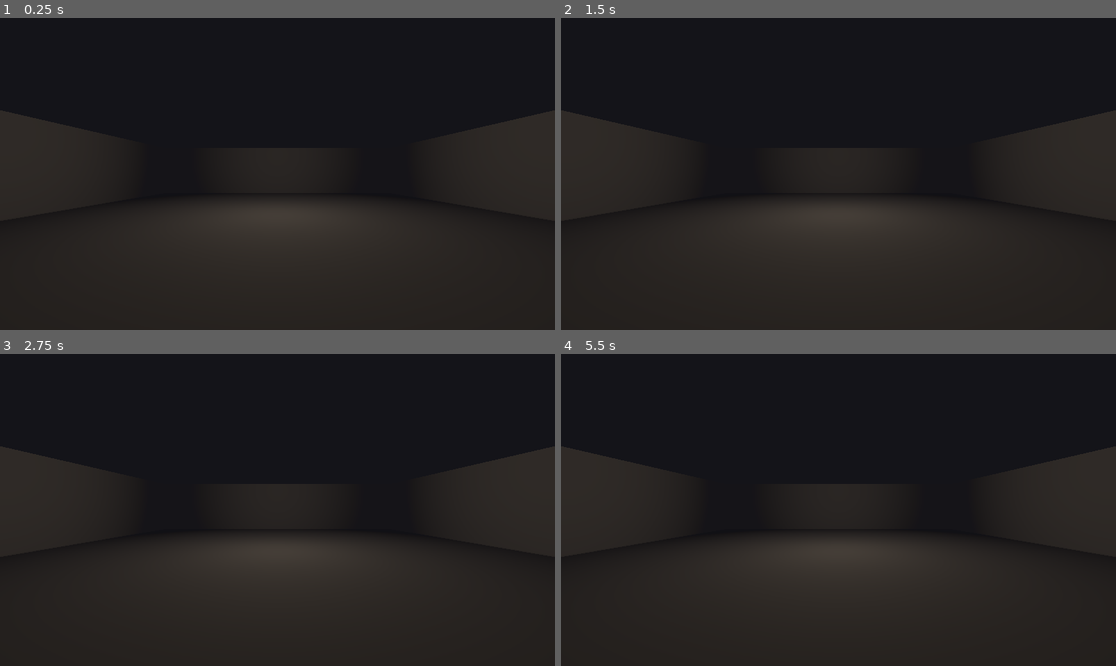
Above: before the commit, frames 1-4 (two rows, left to right).
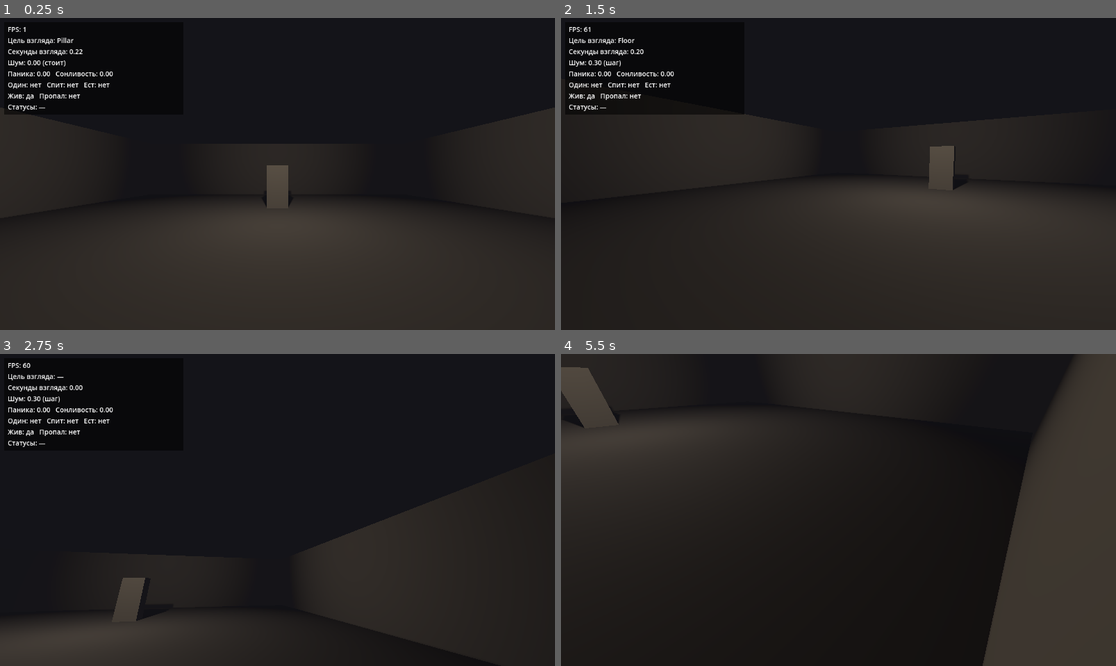
Above: after the commit, the same moments.

Repository: DemonLibe/PZT-3
Game: Godot game, scene res://debug/test_room.tscn
Same seed, same stepped clock (60 frames per second), same inputs: the game is played once before the commit and once after it.
Inputs (mouse positions are in pixels of both pictures, inside the frame that each line leads up to):
- Up to frame 1 (0.25 s): no input
- Up to frame 2 (1.5 s): tap Enter at 0.5 s; move the mouse to (960, 158) at 0.52 s; hold D (move_right) 0.53-1.28 s; hold Ctrl (crouch) 0.53-1.28 s; click (960, 158) at 0.67 s; tap F (flashlight) at 0.8, 1.35 s; move the mouse to (727, 189) at 1.27 s; hold S (move_back) from 1.28 s (still down); click (727, 189) at 1.42 s
- Up to frame 3 (2.75 s): tap E (interact) at 1.55 s; move the mouse to (333, 441) at 2.02 s; release S (move_back) at 2.03 s; hold D (move_right) from 2.03 s (still down); hold E (interact) from 2.03 s (still down); click (333, 441) at 2.17 s; tap Shift (sprint) at 2.3 s
- Up to frame 4 (5.5 s): move the mouse to (810, 572) at 2.77 s; release D (move_right) at 2.78 s; release E (interact) at 2.78 s; hold W (move_forward) 2.78-3.53 s; tap Shift (sprint) at 2.85 s; click (810, 572) at 2.92 s; tap Z (rest, bound only after the commit) at 3.05 s; tap Space at 3.5 s; move the mouse to (1005, 556) at 3.52 s; hold Z (rest, bound only after the commit) 3.53-4.28 s; hold A (move_left) 3.53-5.03 s; click (1005, 556) at 3.67 s; tap Ctrl (crouch) at 3.8, 4.35 s; tap Escape (ui_cancel) at 4.15 s; move the mouse to (672, 463) at 4.27 s; click (672, 463) at 4.42 s; tap F (flashlight) at 4.55 s; tap F3 (debug_hud, bound only after the commit) at 4.9 s; move the mouse to (866, 510) at 5.02 s; hold S (move_back) from 5.03 s (still down); hold F (flashlight) from 5.03 s (still down); click (866, 510) at 5.17 s; tap E (interact) at 5.3 s

The runs differ from the first frame. In frame 1, 1.4% of the frame differs, in the area x 0-100%, y 2-61%; in frame 2, 5.6%; in frame 3, 9.7%; in frame 4, 19%, in the area x 0-100%, y 0-100%.

Commit message:
Этап 2: ExpeditionMember, PlayerController, взгляд, шум, отладочный HUD
Co-Authored-By: Claude Opus 5.5 <noreply@anthropic.com>
Claude-Session: https://claude.ai/code/session_0147ZXeBZmfBKMTrNndTXqF6

Diff:
--- /dev/null
+++ b/debug/debug_hud.gd
@@ -0,0 +1,37 @@
+extends CanvasLayer
+## Отладочный HUD: состояние локального участника и данные аномалий.
+## Только читает состояние, ничего не меняет. F3 — показать/скрыть.
+
+const MOTION_NAMES: PackedStringArray = ["стоит", "присед", "шаг", "бег"]
+
+@onready var _label: Label = $Panel/Label
+
+
+func _process(_delta: float) -> void:
+	var member: ExpeditionMember = get_tree().get_first_node_in_group(&"local_member") as ExpeditionMember
+	if member == null:
+		_label.text = "Нет локального участника"
+		return
+	var lines: PackedStringArray = []
+	lines.append("FPS: %d" % Engine.get_frames_per_second())
+	lines.append("Цель взгляда: %s" % (member.gaze_label if member.gaze_label != "" else "—"))
+	lines.append("Секунды взгляда: %.2f" % member.gaze_time)
+	lines.append("Шум: %.2f (%s)" % [member.noise_level, MOTION_NAMES[member.motion]])
+	lines.append("Паника: %.2f   Сонливость: %.2f" % [member.panic, member.drowsiness])
+	lines.append("Один: %s   Спит: %s   Ест: %s" % [_yes(member.is_alone), _yes(member.is_sleeping), _yes(member.is_eating)])
+	lines.append("Жив: %s   Пропал: %s" % [_yes(member.is_alive), _yes(member.is_vanished)])
+	lines.append("Статусы: %s" % (", ".join(PackedStringArray(member.statuses.keys())) if not member.statuses.is_empty() else "—"))
+	for provider in get_tree().get_nodes_in_group(&"debug_info"):
+		var text: String = provider.call(&"get_debug_text", member)
+		if text != "":
+			lines.append(text)
+	_label.text = "\n".join(lines)
+
+
+func _unhandled_input(event: InputEvent) -> void:
+	if event.is_action_pressed(&"debug_hud"):
+		visible = not visible
+
+
+func _yes(value: bool) -> String:
+	return "да" if value else "нет"
--- /dev/null
+++ b/debug/debug_hud.tscn
@@ -0,0 +1,27 @@
+[gd_scene format=3]
+
+[ext_resource type="Script" path="res://debug/debug_hud.gd" id="1_hud"]
+
+[sub_resource type="StyleBoxFlat" id="Style_panel"]
+bg_color = Color(0, 0, 0, 0.55)
+content_margin_left = 8.0
+content_margin_top = 6.0
+content_margin_right = 8.0
+content_margin_bottom = 6.0
+
+[node name="DebugHUD" type="CanvasLayer"]
+layer = 50
+script = ExtResource("1_hud")
+
+[node name="Panel" type="PanelContainer" parent="."]
+offset_left = 8.0
+offset_top = 8.0
+offset_right = 380.0
+offset_bottom = 40.0
+mouse_filter = 2
+theme_override_styles/panel = SubResource("Style_panel")
+
+[node name="Label" type="Label" parent="Panel"]
+layout_mode = 2
+theme_override_font_sizes/font_size = 14
+text = "..."
--- a/debug/test_room.tscn
+++ b/debug/test_room.tscn
@@ -1,4 +1,7 @@
 [gd_scene format=3]
+
+[ext_resource type="PackedScene" path="res://expedition/player.tscn" id="1_player"]
+[ext_resource type="PackedScene" path="res://debug/debug_hud.tscn" id="2_hud"]
 
 [sub_resource type="Environment" id="Environment_room"]
 background_mode = 1
@@ -60,6 +63,13 @@
 size = Vector3(0.5, 4, 21)
 material = SubResource("Material_wall")
 
-[node name="DebugCamera" type="Camera3D" parent="."]
-transform = Transform3D(1, 0, 0, 0, 1, 0, 0, 0, 1, 0, 1.7, 8)
-current = true
+[node name="Pillar" type="CSGBox3D" parent="."]
+transform = Transform3D(1, 0, 0, 0, 1, 0, 0, 0, 1, 0, 1, -4)
+use_collision = true
+size = Vector3(1, 2, 1)
+material = SubResource("Material_wall")
+
+[node name="Player" parent="." instance=ExtResource("1_player")]
+transform = Transform3D(1, 0, 0, 0, 1, 0, 0, 0, 1, 0, 0, 6)
+
+[node name="DebugHUD" parent="." instance=ExtResource("2_hud")]
--- /dev/null
+++ b/expedition/expedition_member.gd
@@ -0,0 +1,187 @@
+class_name ExpeditionMember
+extends Node
+## Участник экспедиции: состояние и API, через которые с ним работают аномалии.
+## Висит на теле (CharacterBody3D). Не знает, кто им управляет: игрок, NPC или сеть.
+
+signal died(cause: StringName)
+signal vanished(cause: StringName)
+signal sleeping_changed(value: bool)
+signal status_changed(status_id: StringName, active: bool)
+
+enum Motion { IDLE, CROUCH, WALK, RUN }
+
+const PITCH_LIMIT_DEG: float = 85.0
+## Если участника будит другой — засчитываем сразу «бесконечно много» нажатий.
+const WAKE_BY_OTHER_TAPS: int = 1000000
+
+@export var display_name: String = "Участник"
+@export var head: Node3D
+@export var flashlight: Light3D
+
+var is_alive: bool = true: set = _set_is_alive
+var is_vanished: bool = false: set = _set_is_vanished
+var is_sleeping: bool = false: set = _set_is_sleeping
+var is_eating: bool = false
+var is_alone: bool = false
+var gaze_target: Node = null
+var gaze_time: float = 0.0
+## Имя цели взгляда — для HUD (синхронизируется, в отличие от самого узла).
+var gaze_label: String = ""
+## Точка, куда упирается взгляд.
+var gaze_point: Vector3 = Vector3.ZERO
+## Сколько раз участник пытался проснуться (нажатия E во сне).
+var wake_taps: int = 0
+var noise_level: float = 0.0
+var drowsiness: float = 0.0
+var panic: float = 0.0
+var flashlight_on: bool = false: set = _set_flashlight_on
+## id статуса -> true. Скрытые статусы тоже здесь (например, ate_dinner).
+var statuses: Dictionary = {}
+## Что забрало участника: id аномалии.
+var fate_cause: StringName = &""
+## Состояние движения — выставляет MemberMotor на стороне владельца тела.
+var motion: Motion = Motion.IDLE
+
+# Намерения: заполняет PlayerController или NPCBrain, читает MemberMotor.
+var move_intent: Vector2 = Vector2.ZERO
+var wants_sprint: bool = false
+var wants_crouch: bool = false
+
+@onready var body: CharacterBody3D = get_parent() as CharacterBody3D
+
+
+## Найти участника на теле (или вернуть null).
+static func find_on(node: Node) -> ExpeditionMember:
+	if node == null:
+		return null
+	if node is ExpeditionMember:
+		return node
+	for child in node.get_children():
+		if child is ExpeditionMember:
+			return child
+	return null
+
+
+func is_active() -> bool:
+	return is_alive and not is_vanished
+
+
+func can_act() -> bool:
+	return is_active() and not is_sleeping
+
+
+func get_gaze_origin() -> Vector3:
+	return head.global_position if head else body.global_position
+
+
+func get_gaze_direction() -> Vector3:
+	var basis_node: Node3D = head if head else body
+	return -basis_node.global_basis.z.normalized()
+
+
+## Попадает ли точка в конус взгляда с полным углом раскрытия angle_deg.
+func is_in_view_cone(point: Vector3, angle_deg: float) -> bool:
+	var to_point: Vector3 = point - get_gaze_origin()
+	if to_point.length_squared() < 0.0001:
+		return true
+	var angle: float = rad_to_deg(get_gaze_direction().angle_to(to_point.normalized()))
+	return angle <= angle_deg * 0.5
+
+
+## Поворот взгляда: yaw — тело, pitch — голова. Вызывает владелец тела.
+func look(yaw_delta: float, pitch_delta: float) -> void:
+	if not can_act():
+		return
+	body.rotate_y(yaw_delta)
+	if head:
+		var limit: float = deg_to_rad(PITCH_LIMIT_DEG)
+		head.rotation.x = clampf(head.rotation.x + pitch_delta, -limit, limit)
+
+
+func add_panic(amount: float) -> void:
+	if NetAuthority.is_authority():
+		panic = clampf(panic + amount, 0.0, 1.0)
+
+
+func add_drowsiness(amount: float) -> void:
+	if NetAuthority.is_authority():
+		drowsiness = clampf(drowsiness + amount, 0.0, 1.0)
+
+
+func has_status(status_id: StringName) -> bool:
+	return statuses.has(status_id)
+
+
+func add_status(status_id: StringName) -> void:
+	if not NetAuthority.is_authority() or statuses.has(status_id):
+		return
+	var copy: Dictionary = statuses.duplicate()
+	copy[status_id] = true
+	statuses = copy
+	status_changed.emit(status_id, true)
+
+
+func remove_status(status_id: StringName) -> void:
+	if not NetAuthority.is_authority() or not statuses.has(status_id):
+		return
+	var copy: Dictionary = statuses.duplicate()
+	copy.erase(status_id)
+	statuses = copy
+	status_changed.emit(status_id, false)
+
+
+func set_sleeping(value: bool) -> void:
+	if NetAuthority.is_authority() and is_active():
+		is_sleeping = value
+
+
+func kill(cause: StringName) -> void:
+	if not NetAuthority.is_authority() or not is_active():
+		return
+	fate_cause = cause
+	is_alive = false
+	EventBus.member_died.emit(self)
+
+
+func vanish(cause: StringName) -> void:
+	if not NetAuthority.is_authority() or not is_active():
+		return
+	fate_cause = cause
+	is_vanished = true
+	EventBus.member_vanished.emit(self)
+
+
+func _set_is_alive(value: bool) -> void:
+	is_alive = value
+	if not value:
+		_disable_body()
+		died.emit(fate_cause)
+
+
+func _set_is_vanished(value: bool) -> void:
+	is_vanished = value
+	if value:
+		_disable_body()
+		body.visible = false
+		vanished.emit(fate_cause)
+
+
+func _set_is_sleeping(value: bool) -> void:
+	if is_sleeping == value:
+		return
+	is_sleeping = value
+	wake_taps = 0
+	sleeping_changed.emit(value)
+
+
+func _set_flashlight_on(value: bool) -> void:
+	flashlight_on = value
+	if flashlight:
+		flashlight.visible = value
+
+
+func _disable_body() -> void:
+	move_intent = Vector2.ZERO
+	if body:
+		body.velocity = Vector3.ZERO
+		body.set_collision_layer_value(2, false)
--- /dev/null
+++ b/expedition/gaze_sensor.gd
@@ -0,0 +1,32 @@
+class_name GazeSensor
+extends RayCast3D
+## Взгляд участника: что у него прямо перед глазами и сколько секунд он туда смотрит.
+
+@export var member: ExpeditionMember
+
+
+func _ready() -> void:
+	var body: CollisionObject3D = member.get_parent() as CollisionObject3D
+	if body:
+		add_exception(body)
+
+
+func _physics_process(delta: float) -> void:
+	if not NetAuthority.is_authority():
+		return
+	if not member.can_act():
+		_set_target(null)
+		return
+	var target: Node = get_collider() as Node if is_colliding() else null
+	if target != null and target == member.gaze_target:
+		member.gaze_time += delta
+	else:
+		_set_target(target)
+	if target:
+		member.gaze_point = get_collision_point()
+
+
+func _set_target(target: Node) -> void:
+	member.gaze_target = target
+	member.gaze_time = 0.0
+	member.gaze_label = String(target.name) if target else ""
--- /dev/null
+++ b/expedition/member_actions.gd
@@ -0,0 +1,87 @@
+class_name MemberActions
+extends Node
+## Действия участника по просьбе управляющего (игрок или NPC).
+## Если вызвано не на авторитетной стороне — просьба уходит хосту по сети.
+
+@export var member: ExpeditionMember
+@export var interact_distance: float = 2.5
+
+
+func toggle_flashlight() -> void:
+	_request(&"_do_toggle_flashlight")
+
+
+func interact() -> void:
+	_request(&"_do_interact")
+
+
+func wake_tap() -> void:
+	_request(&"_do_wake_tap")
+
+
+func toggle_rest() -> void:
+	_request(&"_do_toggle_rest")
+
+
+func _request(method: StringName) -> void:
+	if NetAuthority.is_authority():
+		call(method)
+	else:
+		rpc_id(1, method)
+
+
+func _is_sender_owner() -> bool:
+	var sender: int = multiplayer.get_remote_sender_id()
+	return sender == 0 or sender == member.get_parent().get_multiplayer_authority()
+
+
+@rpc("any_peer", "call_remote", "reliable")
+func _do_toggle_flashlight() -> void:
+	if _is_sender_owner() and member.can_act():
+		member.flashlight_on = not member.flashlight_on
+
+
+@rpc("any_peer", "call_remote", "reliable")
+func _do_interact() -> void:
+	if not _is_sender_owner() or not member.can_act():
+		return
+	var target: Node = member.gaze_target
+	if target == null:
+		return
+	if member.get_gaze_origin().distance_to(member.gaze_point) > interact_distance:
+		return
+	var other: ExpeditionMember = ExpeditionMember.find_on(target)
+	if other and other.is_sleeping:
+		other.wake_taps = ExpeditionMember.WAKE_BY_OTHER_TAPS
+		return
+	var interactable: Node = _find_interactable(target)
+	if interactable:
+		interactable.call(&"interact", member)
+
+
+@rpc("any_peer", "call_remote", "reliable")
+func _do_wake_tap() -> void:
+	if _is_sender_owner() and member.is_active() and member.is_sleeping:
+		member.wake_taps += 1
+
+
+@rpc("any_peer", "call_remote", "reliable")
+func _do_toggle_rest() -> void:
+	if not _is_sender_owner() or not member.is_active() or member.is_eating:
+		return
+	# Во сне, навязанном аномалией, так просто не проснуться.
+	if member.is_sleeping and member.has_status(&"forced_sleep"):
+		return
+	member.set_sleeping(not member.is_sleeping)
+
+
+## Ищем у цели или её родителей метод interact(member).
+func _find_interactable(node: Node) -> Node:
+	var current: Node = node
+	for i in 3:
+		if current == null:
+			return null
+		if current.has_method(&"interact"):
+			return current
+		current = current.get_parent()
+	return null
--- /dev/null
+++ b/expedition/member_motor.gd
@@ -0,0 +1,65 @@
+class_name MemberMotor
+extends Node
+## Двигает тело участника по его намерениям (move_intent, wants_sprint, wants_crouch).
+## Работает у владельца тела: у игрока — на его машине, у NPC — на хосте.
+
+@export var member: ExpeditionMember
+@export var walk_speed: float = 3.0
+@export var run_speed: float = 6.0
+@export var crouch_speed: float = 1.5
+@export var acceleration: float = 14.0
+@export var stand_head_height: float = 1.6
+@export var crouch_head_height: float = 1.0
+@export var crouch_lerp_speed: float = 8.0
+## Ниже этой скорости участник считается стоящим.
+@export var idle_speed: float = 0.3
+
+var _gravity: float = 9.8
+
+
+func _ready() -> void:
+	_gravity = ProjectSettings.get_setting("physics/3d/default_gravity", 9.8)
+
+
+func _physics_process(delta: float) -> void:
+	var body: CharacterBody3D = member.get_parent() as CharacterBody3D
+	if body == null or not body.is_multiplayer_authority():
+		return
+	if not body.is_on_floor():
+		body.velocity.y -= _gravity * delta
+	var active: bool = member.can_act()
+	var input: Vector2 = member.move_intent.limit_length(1.0) if active else Vector2.ZERO
+	var crouching: bool = active and member.wants_crouch
+	var running: bool = active and member.wants_sprint and not crouching and input.length() > 0.1
+	var speed: float = walk_speed
+	if crouching:
+		speed = crouch_speed
+	elif running:
+		speed = run_speed
+	var dir: Vector3 = body.global_basis * Vector3(input.x, 0.0, input.y)
+	dir.y = 0.0
+	var target: Vector3 = dir.normalized() * input.length() * speed
+	var horizontal: Vector3 = Vector3(body.velocity.x, 0.0, body.velocity.z)
+	horizontal = horizontal.move_toward(target, acceleration * delta)
+	body.velocity.x = horizontal.x
+	body.velocity.z = horizontal.z
+	body.move_and_slide()
+	_update_head(crouching, delta)
+	member.motion = _motion_for(horizontal.length(), crouching, running)
+
+
+func _update_head(crouching: bool, delta: float) -> void:
+	if member.head == null:
+		return
+	var target_y: float = crouch_head_height if crouching else stand_head_height
+	member.head.position.y = lerpf(member.head.position.y, target_y, minf(1.0, crouch_lerp_speed * delta))
+
+
+func _motion_for(speed: float, crouching: bool, running: bool) -> ExpeditionMember.Motion:
+	if speed < idle_speed:
+		return ExpeditionMember.Motion.IDLE
+	if crouching:
+		return ExpeditionMember.Motion.CROUCH
+	if running:
+		return ExpeditionMember.Motion.RUN
+	return ExpeditionMember.Motion.WALK
--- /dev/null
+++ b/expedition/member_noise.gd
@@ -0,0 +1,37 @@
+class_name MemberNoise
+extends Node
+## Шум участника: считает noise_level по движению и раз в noise_interval
+## сообщает в EventBus.noise_emitted. Работает только на авторитетной стороне.
+
+@export var member: ExpeditionMember
+@export var noise_crouch: float = 0.1
+@export var noise_walk: float = 0.3
+@export var noise_run: float = 0.8
+@export var noise_interval: float = 0.25
+
+var _timer: float = 0.0
+
+
+func _physics_process(delta: float) -> void:
+	if not NetAuthority.is_authority() or member == null:
+		return
+	member.noise_level = _noise_for_motion()
+	_timer += delta
+	if _timer < noise_interval:
+		return
+	_timer = 0.0
+	if member.noise_level > 0.0:
+		EventBus.noise_emitted.emit(member, member.body.global_position, member.noise_level)
+
+
+func _noise_for_motion() -> float:
+	if not member.can_act() or member.is_eating:
+		return 0.0
+	match member.motion:
+		ExpeditionMember.Motion.CROUCH:
+			return noise_crouch
+		ExpeditionMember.Motion.WALK:
+			return noise_walk
+		ExpeditionMember.Motion.RUN:
+			return noise_run
+	return 0.0
--- /dev/null
+++ b/expedition/player.tscn
@@ -0,0 +1,79 @@
+[gd_scene format=3]
+
+[ext_resource type="Script" path="res://expedition/expedition_member.gd" id="1_member"]
+[ext_resource type="Script" path="res://expedition/member_motor.gd" id="2_motor"]
+[ext_resource type="Script" path="res://expedition/member_noise.gd" id="3_noise"]
+[ext_resource type="Script" path="res://expedition/member_actions.gd" id="4_actions"]
+[ext_resource type="Script" path="res://expedition/gaze_sensor.gd" id="5_gaze"]
+[ext_resource type="Script" path="res://expedition/player_controller.gd" id="6_controller"]
+
+[sub_resource type="CapsuleShape3D" id="Shape_body"]
+radius = 0.35
+height = 1.8
+
+[sub_resource type="CapsuleMesh" id="Mesh_body"]
+radius = 0.35
+height = 1.8
+
+[sub_resource type="StandardMaterial3D" id="Material_body"]
+albedo_color = Color(0.32, 0.36, 0.3, 1)
+roughness = 1.0
+
+[node name="Player" type="CharacterBody3D"]
+collision_layer = 2
+collision_mask = 15
+
+[node name="CollisionShape3D" type="CollisionShape3D" parent="."]
+transform = Transform3D(1, 0, 0, 0, 1, 0, 0, 0, 1, 0, 0.9, 0)
+shape = SubResource("Shape_body")
+
+[node name="BodyMesh" type="MeshInstance3D" parent="."]
+transform = Transform3D(1, 0, 0, 0, 1, 0, 0, 0, 1, 0, 0.9, 0)
+mesh = SubResource("Mesh_body")
+surface_material_override/0 = SubResource("Material_body")
+
+[node name="Head" type="Node3D" parent="."]
+transform = Transform3D(1, 0, 0, 0, 1, 0, 0, 0, 1, 0, 1.6, 0)
+
+[node name="Camera3D" type="Camera3D" parent="Head"]
+near = 0.05
+far = 200.0
+
+[node name="Flashlight" type="SpotLight3D" parent="Head"]
+transform = Transform3D(1, 0, 0, 0, 1, 0, 0, 0, 1, 0.2, -0.15, 0)
+visible = false
+light_color = Color(1, 0.95, 0.85, 1)
+light_energy = 3.0
+shadow_enabled = true
+spot_range = 18.0
+spot_angle = 22.0
+
+[node name="GazeSensor" type="RayCast3D" parent="Head" node_paths=PackedStringArray("member")]
+target_position = Vector3(0, 0, -30)
+collision_mask = 15
+script = ExtResource("5_gaze")
+member = NodePath("../../ExpeditionMember")
+
+[node name="ExpeditionMember" type="Node" parent="." node_paths=PackedStringArray("head", "flashlight")]
+script = ExtResource("1_member")
+display_name = "Руководитель"
+head = NodePath("../Head")
+flashlight = NodePath("../Head/Flashlight")
+
+[node name="MemberMotor" type="Node" parent="." node_paths=PackedStringArray("member")]
+script = ExtResource("2_motor")
+member = NodePath("../ExpeditionMember")
+
+[node name="MemberNoise" type="Node" parent="." node_paths=PackedStringArray("member")]
+script = ExtResource("3_noise")
+member = NodePath("../ExpeditionMember")
+
+[node name="MemberActions" type="Node" parent="." node_paths=PackedStringArray("member")]
+script = ExtResource("4_actions")
+member = NodePath("../ExpeditionMember")
+
+[node name="PlayerController" type="Node" parent="." node_paths=PackedStringArray("member", "actions", "camera")]
+script = ExtResource("6_controller")
+member = NodePath("../ExpeditionMember")
+actions = NodePath("../MemberActions")
+camera = NodePath("../Head/Camera3D")
--- /dev/null
+++ b/expedition/player_controller.gd
@@ -0,0 +1,55 @@
+class_name PlayerController
+extends Node
+## Ввод игрока и камера. Только читает ввод и просит участника действовать.
+
+signal pause_requested
+
+@export var member: ExpeditionMember
+@export var actions: MemberActions
+@export var camera: Camera3D
+@export var mouse_sensitivity: float = 0.0025
+
+var _is_local: bool = false
+
+
+func _ready() -> void:
+	_is_local = member.get_parent().is_multiplayer_authority()
+	set_physics_process(_is_local)
+	set_process_unhandled_input(_is_local)
+	if camera:
+		camera.current = _is_local
+	if _is_local:
+		member.add_to_group(&"local_member")
+		Input.mouse_mode = Input.MOUSE_MODE_CAPTURED
+
+
+func _physics_process(_delta: float) -> void:
+	member.move_intent = Input.get_vector(&"move_left", &"move_right", &"move_forward", &"move_back")
+	member.wants_sprint = Input.is_action_pressed(&"sprint")
+	member.wants_crouch = Input.is_action_pressed(&"crouch")
+
+
+func _unhandled_input(event: InputEvent) -> void:
+	var captured: bool = Input.mouse_mode == Input.MOUSE_MODE_CAPTURED
+	if event is InputEventMouseMotion and captured:
+		var motion: InputEventMouseMotion = event
+		var sens: float = mouse_sensitivity * _sensitivity_scale()
+		member.look(-motion.relative.x * sens, -motion.relative.y * sens)
+	elif event is InputEventMouseButton and event.pressed and not captured:
+		Input.mouse_mode = Input.MOUSE_MODE_CAPTURED
+	elif event.is_action_pressed(&"ui_cancel"):
+		Input.mouse_mode = Input.MOUSE_MODE_VISIBLE
+		pause_requested.emit()
+	elif event.is_action_pressed(&"interact"):
+		if member.is_sleeping:
+			actions.wake_tap()
+		else:
+			actions.interact()
+	elif event.is_action_pressed(&"flashlight"):
+		actions.toggle_flashlight()
+	elif event.is_action_pressed(&"rest"):
+		actions.toggle_rest()
+
+
+func _sensitivity_scale() -> float:
+	return 1.0
--- a/project.godot
+++ b/project.godot
@@ -64,3 +64,35 @@
 "events": [Object(InputEventKey,"resource_local_to_scene":false,"resource_name":"","device":-1,"window_id":0,"alt_press …(190 unchanged characters)…
 ]
 }
+rest={
+"deadzone": 0.2,
+"events": [Object(InputEventKey,"resource_local_to_scene":false,"resource_name":"","device":-1,"window_id":0,"alt_pressed":false,"shift_pressed":false,"ctrl_pressed":false,"meta_pressed":false,"pressed":false,"keycode":0,"physical_keycode":90,"key_label":0,"unicode":0,"location":0,"echo":false,"script":null)
+]
+}
+squad_follow={
+"deadzone": 0.2,
+"events": [Object(InputEventKey,"resource_local_to_scene":false,"resource_name":"","device":-1,"window_id":0,"alt_pressed":false,"shift_pressed":false,"ctrl_pressed":false,"meta_pressed":false,"pressed":false,"keycode":0,"physical_keycode":49,"key_label":0,"unicode":0,"location":0,"echo":false,"script":null)
+]
+}
+squad_hold={
+"deadzone": 0.2,
+"events": [Object(InputEventKey,"resource_local_to_scene":false,"resource_name":"","device":-1,"window_id":0,"alt_pressed":false,"shift_pressed":false,"ctrl_pressed":false,"meta_pressed":false,"pressed":false,"keycode":0,"physical_keycode":50,"key_label":0,"unicode":0,"location":0,"echo":false,"script":null)
+]
+}
+debug_hud={
+"deadzone": 0.2,
+"events": [Object(InputEventKey,"resource_local_to_scene":false,"resource_name":"","device":-1,"window_id":0,"alt_pressed":false,"shift_pressed":false,"ctrl_pressed":false,"meta_pressed":false,"pressed":false,"keycode":0,"physical_keycode":4194334,"key_label":0,"unicode":0,"location":0,"echo":false,"script":null)
+]
+}
+debug_skip_hour={
+"deadzone": 0.2,
+"events": [Object(InputEventKey,"resource_local_to_scene":false,"resource_name":"","device":-1,"window_id":0,"alt_pressed":false,"shift_pressed":false,"ctrl_pressed":false,"meta_pressed":false,"pressed":false,"keycode":0,"physical_keycode":4194339,"key_label":0,"unicode":0,"location":0,"echo":false,"script":null)
+]
+}
+
+[layer_names]
+
+3d_physics/layer_1="world"
+3d_physics/layer_2="members"
+3d_physics/layer_3="doors"
+3d_physics/layer_4="creatures"
Not shown, removed: expedition/.gitkeep
